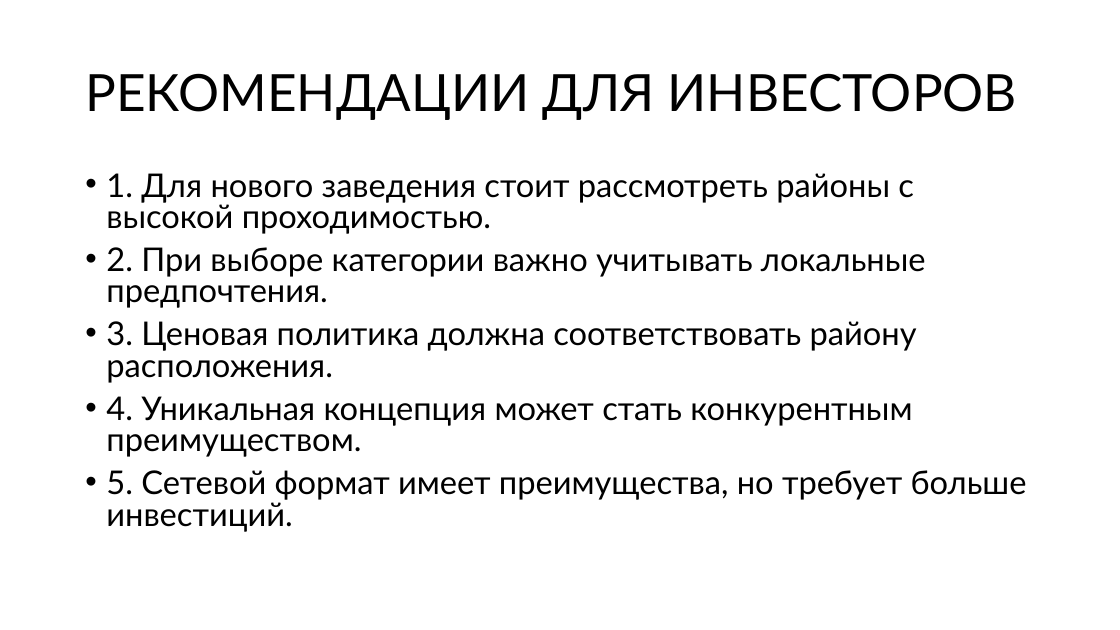
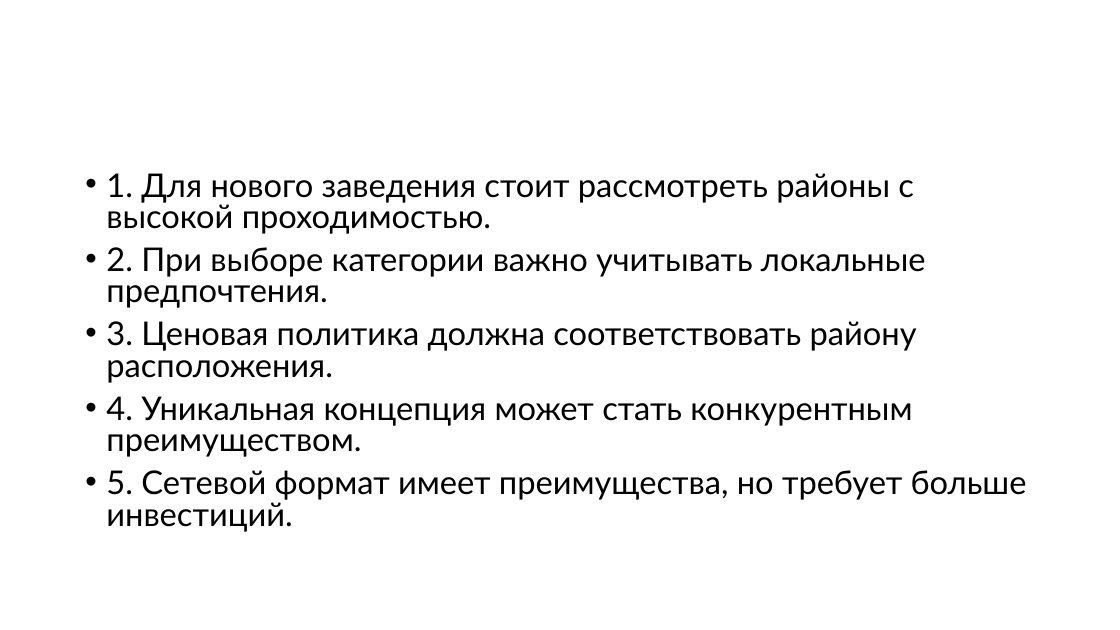
Before and after one commit to PHILIPP111007/masters_degree_Roshchin_M25-555, a slide deck: slide 27 of BI/moscow_places/moscow_places_hw.pptx (slide 12 before the commit). Drawn at 1120x630 pixels with LibreOffice and Linux fonts; fonts in the diff are those of the drawing. Boxes give left, top, right and bottom in pixels: in the first picture for what was removed or moved away, otherwise in the second. Text is boxed around its words. In the diff, an @@ line names an element or a change of style, - is before the commit and + after.

```diff
--- a/BI/moscow_places/moscow_places_hw.pptx
+++ b/BI/moscow_places/moscow_places_hw.pptx
@@ title removed at box(85, 73, 1017, 120) @@
-РЕКОМЕНДАЦИИ ДЛЯ ИНВЕСТОРОВ
```
Also in this commit, not shown: 1 other slide changed, 15 slides added, 2 other files.
